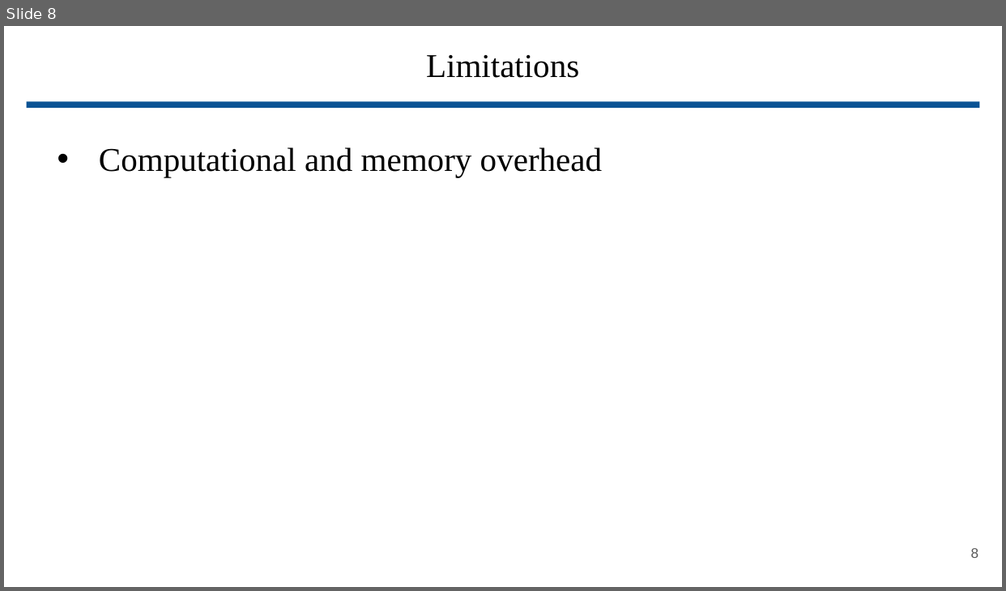
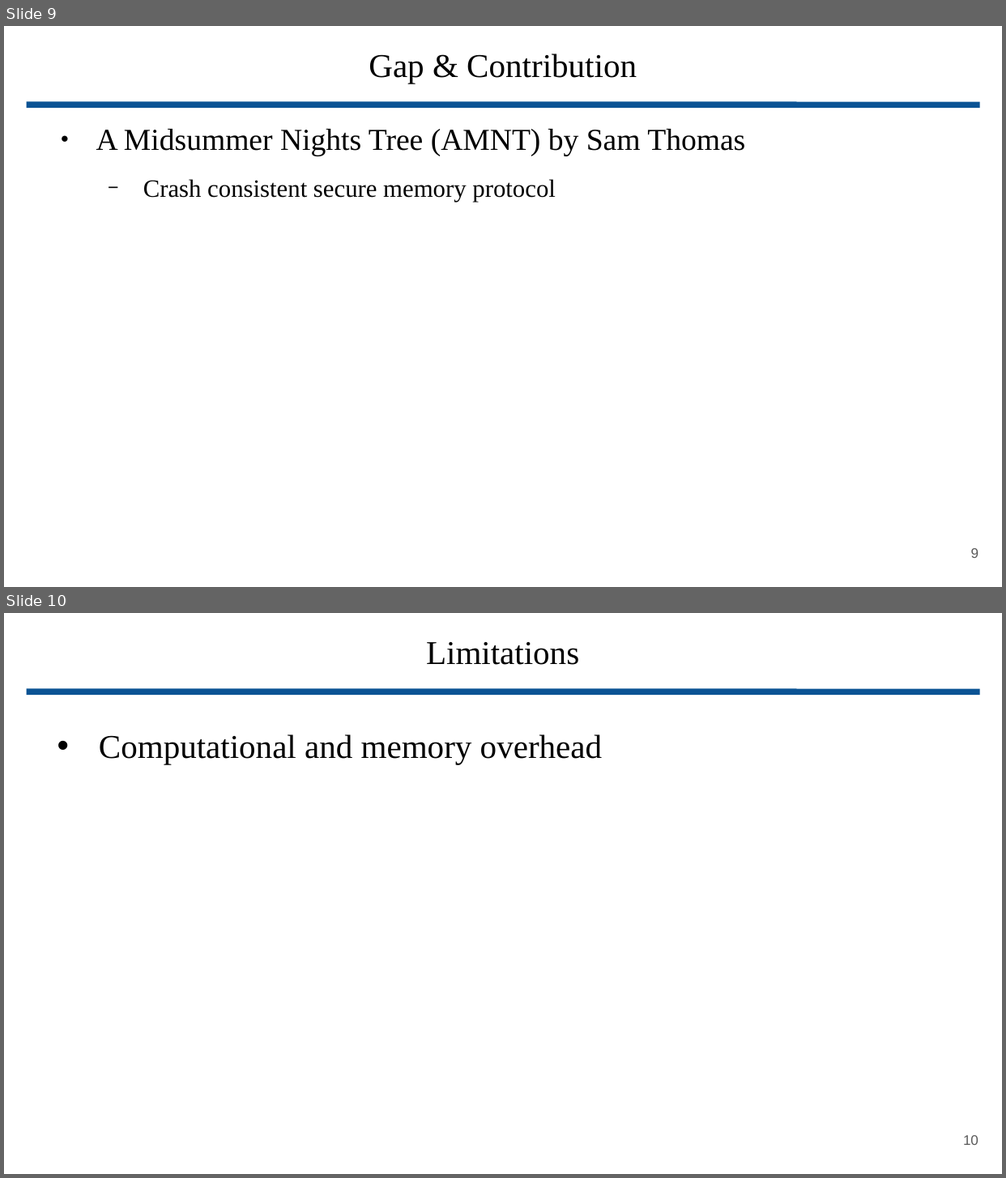
Before and after one commit to wbuz24/grad-research, a slide deck: presentations/update.11.15.pptx. Shown one above the other, each under a label of ours: slide 8 before the commit, slides 9 and 10 after it. The pictures are 1006x591 and 1006x1178 pixels, drawn with LibreOffice and Linux fonts; fonts in the diff are those of the drawing. Boxes give left, top, right and bottom in pixels: in the first picture for what was removed or moved away, otherwise in the second. Text is boxed around its words. In the diff, an @@ line names an element or a change of style, - is before the commit and + after.

```diff
--- a/presentations/update.11.15.pptx
+++ b/presentations/update.11.15.pptx
@@ slide 9 added at bbox=[4, 26, 1002, 587], background #FFFFFF @@
@@ title added at bbox=[368, 54, 637, 84], 24 pt, text #000000 @@
+Gap & Contribution
@@ line added from (26, 105) to (980, 105), #0B5394 4.51 pt @@
@@ text added at bbox=[96, 129, 745, 202], 22 pt, text #000000 @@
+● A Midsummer Nights Tree (AMNT) by Sam Thomas
+  − Crash consistent secure memory protocol
@@ page number added at bbox=[971, 548, 979, 558], 10 pt, text #595959 @@
+9
@@ what was slide 8 is now slide 10 @@
@@ page number at bbox=[963, 1135, 978, 1145]: text changed @@
-8
+10
```
Also in this commit, not shown: 7 slides changed, 2 other slides added, 1 slide removed, 5 other files.
